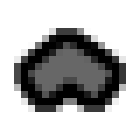
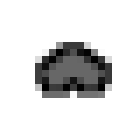
Before/after of a 140 × 140 layered artwork. What changed in the layer stack:
renamed "Pasted Layer" to "Clipboard #1", painted on it over <box>14,28,126,112</box>
